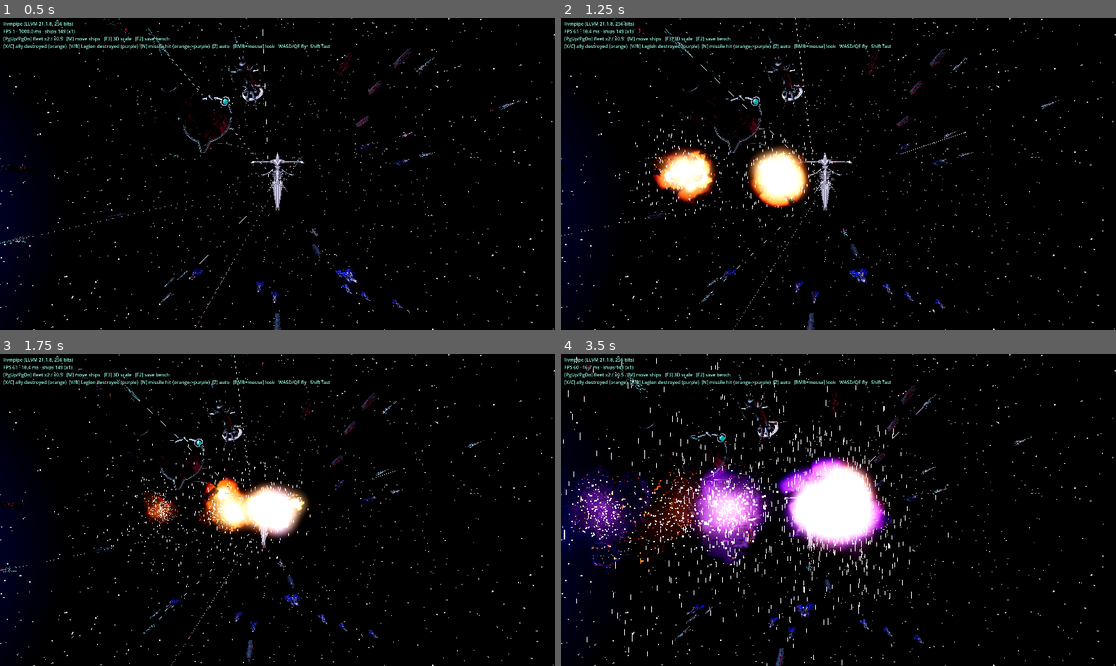
Above: before the commit, frames 1-4 (two rows, left to right).
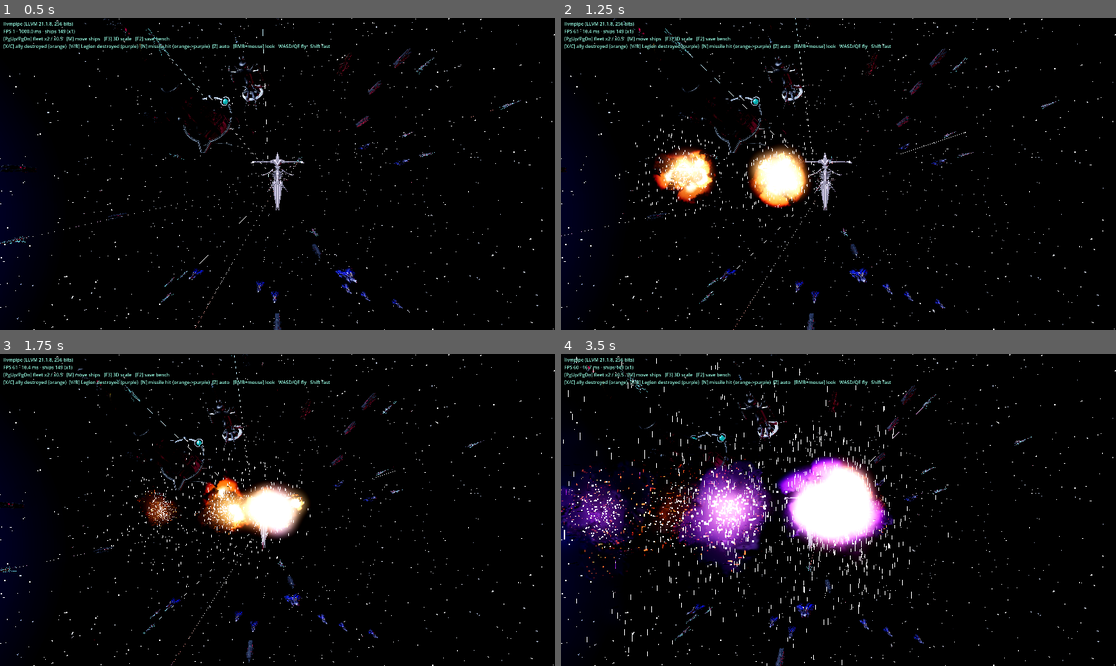
Above: after the commit, the same moments.

Repository: kayhase015497/tools
Game: Godot game, scene res://main.tscn
The game is run twice, just before and just after one commit, with the same random seed, the same clock (stepped at 60 frames per second) and the same inputs.
Inputs (mouse positions are in pixels of both pictures, inside the frame that each line leads up to):
- Up to frame 1 (0.5 s): no input
- Up to frame 2 (1.25 s): tap Enter at 0.5 s; move the mouse to (960, 158) at 0.52 s; hold D from 0.53 s (still down); tap X at 0.6 s; click (960, 158) at 0.67 s; tap C at 0.8 s
- Up to frame 3 (1.75 s): move the mouse to (166, 525) at 1.27 s; release D at 1.28 s; hold S from 1.28 s (still down); tap C at 1.35 s; tap V at 1.55 s
- Up to frame 4 (3.5 s): move the mouse to (894, 441) at 2.02 s; release S at 2.03 s; hold D 2.03-2.78 s; tap V at 2.1 s; tap B at 2.3, 2.85 s; move the mouse to (810, 572) at 2.77 s; hold W from 2.78 s (still down); click (810, 572) at 2.92 s; tap N at 3.05 s

Frame 1 is identical in both runs. In frame 2, 1.0% of the frame differs, in the area x 16-45%, y 42-60%; in frame 3, 0.8%; in frame 4, 4.2%, in the area x 0-60%, y 33-73%.

Commit message:
godot: explosion v5 — smoke thinner and fades faster (5.5 s) so large battles stay readable
Co-Authored-By: Claude Sonnet 5.5 <noreply@anthropic.com>
Claude-Session: https://claude.ai/code/session_017eWXcFR8R8fWfFcmTcxD4c

Diff:
--- a/godot/scripts/explosion.gd
+++ b/godot/scripts/explosion.gd
@@ -89,7 +89,7 @@
 		sm_mat.set_shader_parameter("fire_color", Vector3(0.62, 0.25, 1.0))
 		sm_mat.set_shader_parameter("smoke_color", Vector3(0.03, 0.02, 0.05))
 	sm_mat.set_shader_parameter("shift", shift)
-	var smoke := _quad_particles(sm_mat, 60, 11.0, size * 2.1, size * 0.7, 0.0, size * 0.5, [Vector2(0, 0.25), Vector2(0.25, 0.85), Vector2(1, 1.6)])
+	var smoke := _quad_particles(sm_mat, 42, 5.5, size * 1.75, size * 0.65, 0.0, size * 0.5, [Vector2(0, 0.25), Vector2(0.25, 0.85), Vector2(1, 1.6)])
 	smoke.explosiveness = 0.55
 	smoke.draw_order = GPUParticles3D.DRAW_ORDER_VIEW_DEPTH   # 煙需要依深度排序，才不會前後互相穿透
 	root.add_child(smoke)
--- a/godot/shaders/smoke.gdshader
+++ b/godot/shaders/smoke.gdshader
@@ -46,11 +46,11 @@
 	float r2 = r + (fbm(q * 1.9 + 5.0) - 0.5) * 0.7;               // 用噪聲侵蝕輪廓：不再是規則圓盤，而是凹凸的積雲邊緣
 	float edge = smoothstep(1.0, 0.45, r2);
 	// 濃：高度場拉高後夾到 1（團塊核心完全不透明，只有邊緣半透明），壽命前 60% 幾乎不淡出
-	float a = clamp(h * 2.0, 0.0, 1.0) * edge * smoothstep(0.0, 0.05, age) * (1.0 - smoothstep(0.6, 1.0, age));
+	float a = clamp(h * 1.6, 0.0, 1.0) * edge * smoothstep(0.0, 0.05, age) * (1.0 - smoothstep(0.3, 0.95, age)) * 0.9;   // 壽命 5.5 秒，約 1.6 秒後開始淡出（大戰時不堆積成一片）
 	if (a < 0.015) discard;
 	float facing_fire = clamp(dot(n, normalize(vec3(ldir_v, 0.55))), 0.0, 1.0);          // 朝向爆炸中心的面
 	// 時間軸：前期火光強（濃煙中帶火光）→ 後期以濃煙為主、火光為輔（Squad 爆炸）
-	float fire_t = pow(clamp(1.0 - age * 3.2, 0.0, 1.0), 1.6) * 1.15 + 0.12 * pow(clamp(1.0 - age, 0.0, 1.0), 4.0);
+	float fire_t = pow(clamp(1.0 - age * 2.6, 0.0, 1.0), 1.6) * 1.15 + 0.12 * pow(clamp(1.0 - age, 0.0, 1.0), 4.0);
 	float fire = pow(facing_fire, 1.8) * fire_t * dist_k * fire_glow * 0.55;
 	float facing_key = clamp(dot(n, normalize(vec3(-0.45, 0.65, 0.6))), 0.0, 1.0);        // 冷色主光（左上）
 	float ao = 0.35 + 0.65 * smoothstep(0.0, 0.9, r);                                      // 團塊中心較暗（自遮蔽）
Not shown, changed: docs/space-war/ENGINE-MIGRATION-PLAN.md
